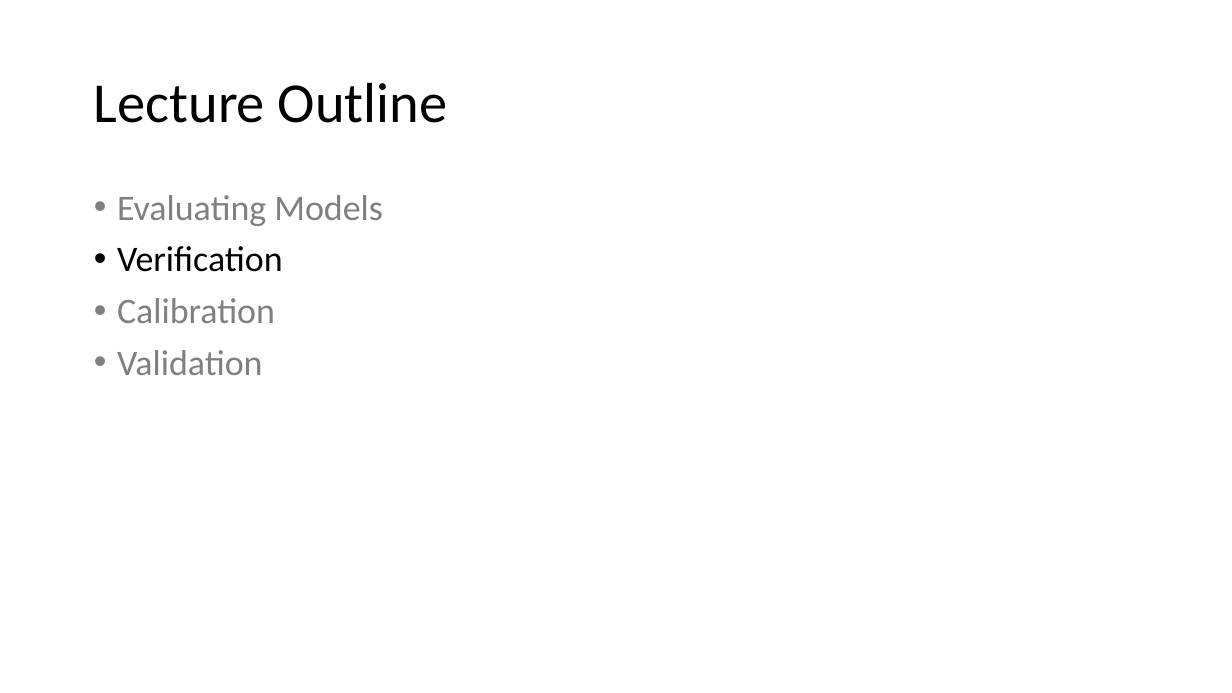
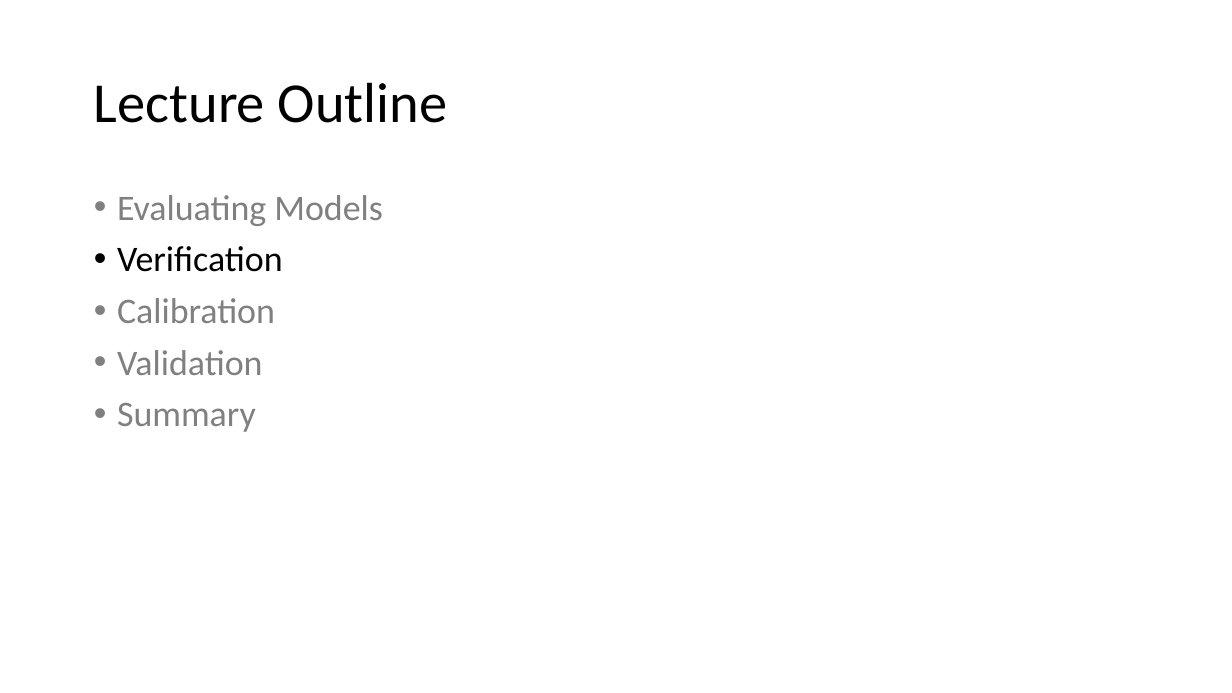
Before and after one commit to abmgis/abmgis, a slide deck: slide 6 of Chapter10-EvaluatingModels/Chapter10.pptx. Drawn at 1232x693 pixels with LibreOffice and Linux fonts; fonts in the diff are those of the drawing. Boxes give left, top, right and bottom in pixels: in the first picture for what was removed or moved away, otherwise in the second. Text is boxed around its words. In the diff, an @@ line names an element or a change of style, - is before the commit and + after.

```diff
--- a/Chapter10-EvaluatingModels/Chapter10.pptx
+++ b/Chapter10-EvaluatingModels/Chapter10.pptx
@@ text at box(117, 403, 256, 432): paragraph added @@
+• Summary
```
Also in this commit, not shown: 4 other slides changed, 4 slides added, 2 other files.
